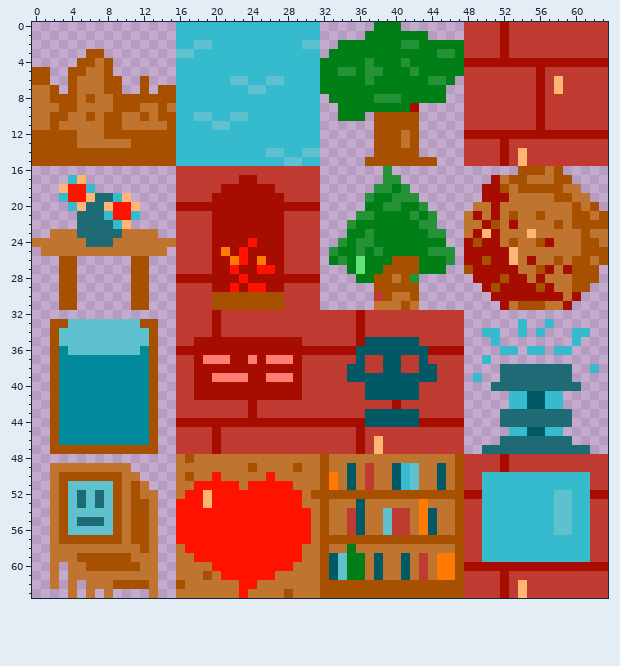
Pixel-art sprite -- src/assets/art/tiles16.png. Above is the file before it was changed.
The file is 64x64 pixels. Pixels under 10% opacity are left out.
Now the later version:
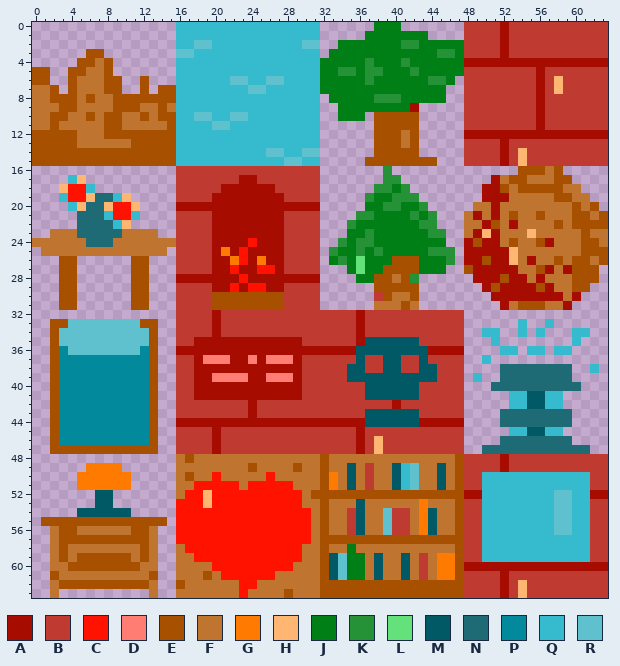
Palette (. is transparent): A #a60c00  B #bf3a30  C #ff1300  D #ff7d73  E #a65000  F #bf7530  G #ff7a00  H #ffb673  J #007f16  K #259238  L #65e17b  M #015965  N #1f6b75  P #03899c  Q #36bbce  R #5fc0ce
Difference:
@@ x 0..16 @@
 48 ................F
-49 ..FFFFFFFFF.....F
-50 ..FEEEEEEEFF....F
-51 ..FERRRRREFEF...F
-52 ..FERNRNREFEFF..F
-53 ..FERNRNREFEEF..C
-54 ..FERRRRREFEEF..C
-55 ..FERNNNREFEEF..C
-56 ..FERRRRREFEEF..C
-57 ..FEEEEEEEFEEF..C
-58 ..FFFFFFFFFFEF..F
-59 ..FFFEEEEEEFFF..F
-60 ..F.FFEEEEEEFF..F
-61 ..F.FFFFFFFFFF..F
-62 ..F.F.FFFEEEEF..E
-63 ....F.F.F....F..F
+49 ......GGGG......F
+50 .....GGGGGG.....F
+51 .....GGGGGG.....F
+52 .......MM.......F
+53 .......MM.......C
+54 .....MMMMMM.....C
+55 .EEEEEEEEEEEEEE.C
+56 ..FEEFFFFFFEEF..C
+57 ..FEEEEEEEEEEF..C
+58 ..FEFFFFFFFFEF..F
+59 ..FEFEEEEEEFEF..F
+60 ..FFEEEEEEEEFF..F
+61 ..EFFFFFFFFFFE..F
+62 ..FEEEEEEEEEEF..E
+63 ..F..........F..F
